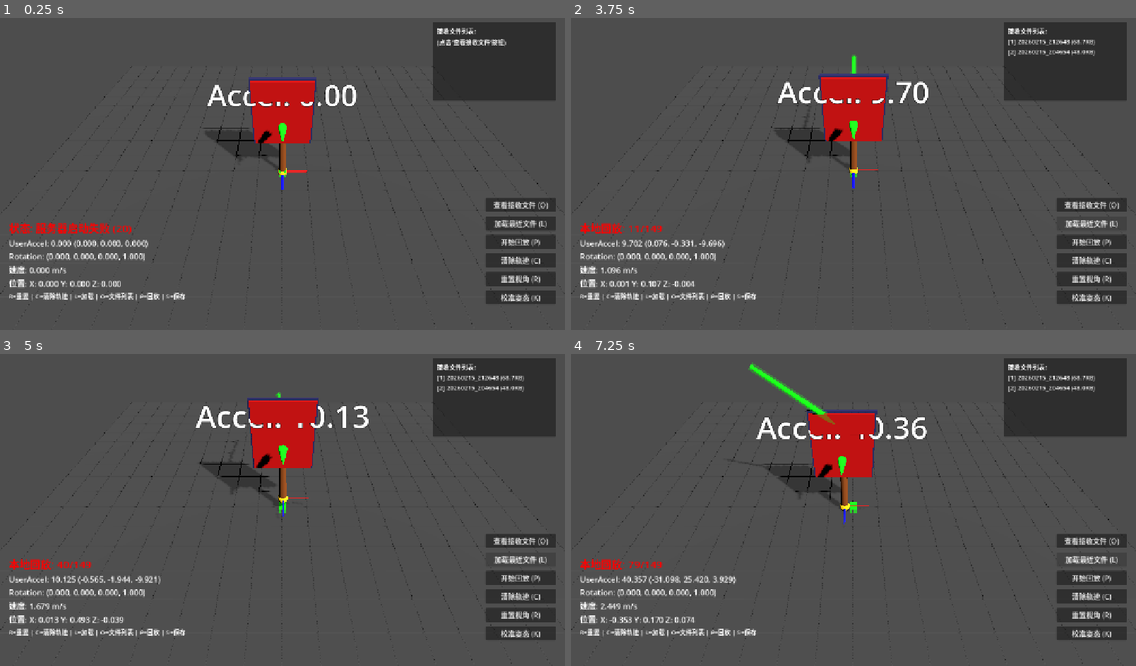
Above: before the commit, frames 1-4 (two rows, left to right).
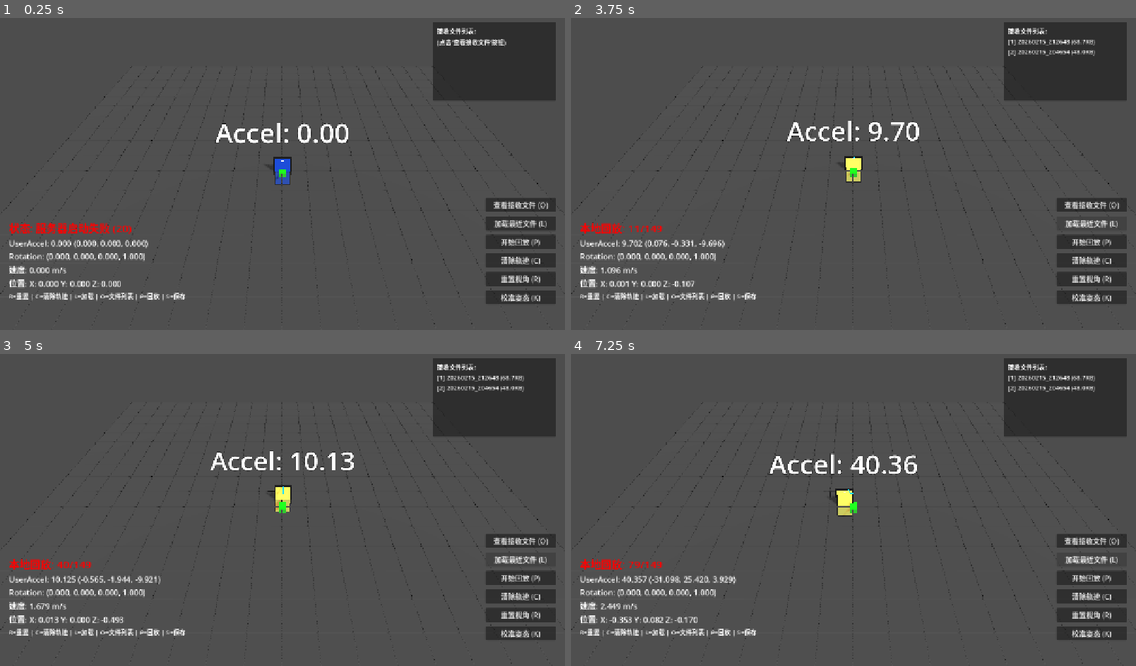
Above: after the commit, the same moments.

Repository: seekerzz/godot-server
Game: Godot game, scene res://main.tscn
The game is run twice, just before and just after one commit, with the same random seed, the same clock (stepped at 60 frames per second) and the same inputs.
Inputs:
- Up to frame 1 (0.25 s): no input
- Up to frame 2 (3.75 s): click "重置视角 (R)" at 0.5 s; click "开始回放 (P)" at 1.25 s; click "开始回放 (P)" at 2 s; click "查看接收文件 (O)" at 2.75 s; click "加载最近文件 (L)" at 3.5 s
- Up to frame 3 (5 s): tap Enter at 4.25 s; tap R at 4.35 s
- Up to frame 4 (7.25 s): hold S 5.03-5.78 s; tap R at 5.1, 6.05, 6.8 s; tap Enter at 5.85 s; tap C at 6.6 s

The runs differ from the first frame. In frame 1, 4.0% of the frame differs, in the area x 36-64%, y 18-56%; in frame 2, 4.1%; in frame 3, 4.4%; in frame 4, 4.7%, in the area x 14-63%, y 2-87%.

Commit message:
Replace PaddleModel with procedural PhoneModel and add kinetic feedback
- Removed `PaddleModel` and `TrailEmitter` from `main.tscn` and `sensor_server.gd`.
- Implemented `create_phone_model()` to generate a phone mesh with screen and direction marker.
- Implemented `_update_screen_feedback()` to visualize kinetic energy (acceleration) on the screen material.
- Updated coordinate mapping to use direct (x, y, z) mapping.
- Implemented view reset logic using `calibration_offset`.
- Renamed variables and functions to reflect the new model (e.g., `paddle_position` -> `phone_position`).

Co-authored-by: seekerzz <30581485+seekerzz@users.noreply.github.com>

Diff:
--- a/main.tscn
+++ b/main.tscn
@@ -1,124 +1,6 @@
-[gd_scene load_steps=28 format=3 uid="uid://c8yvxg3ulq3a2"]
+[gd_scene load_steps=7 format=3 uid="uid://c8yvxg3ulq3a2"]
 
 [ext_resource type="Script" path="res://sensor_server.gd" id="1_server"]
-
-[sub_resource type="CylinderMesh" id="CylinderMesh_handle"]
-top_radius = 0.12
-bottom_radius = 0.15
-height = 1.8
-
-[sub_resource type="StandardMaterial3D" id="StandardMaterial3D_handle"]
-albedo_color = Color(0.6, 0.3, 0.1, 1)
-roughness = 0.6
-
-[sub_resource type="BoxMesh" id="BoxMesh_face"]
-size = Vector3(2.0, 2.4, 0.15)
-
-[sub_resource type="StandardMaterial3D" id="StandardMaterial3D_face_red"]
-albedo_color = Color(0.9, 0.1, 0.1, 1)
-roughness = 0.3
-metallic = 0.1
-
-[sub_resource type="StandardMaterial3D" id="StandardMaterial3D_face_black"]
-albedo_color = Color(0.1, 0.1, 0.1, 1)
-roughness = 0.4
-
-[sub_resource type="BoxMesh" id="BoxMesh_rim"]
-size = Vector3(2.1, 2.5, 0.12)
-
-[sub_resource type="StandardMaterial3D" id="StandardMaterial3D_rim"]
-albedo_color = Color(0.15, 0.15, 0.4, 1)
-
-[sub_resource type="CylinderMesh" id="CylinderMesh_arrow"]
-top_radius = 0.0
-bottom_radius = 0.15
-height = 0.8
-
-[sub_resource type="StandardMaterial3D" id="StandardMaterial3D_arrow"]
-albedo_color = Color(0, 1, 0, 1)
-emission_enabled = true
-emission = Color(0, 0.8, 0, 1)
-emission_energy = 0.5
-
-[sub_resource type="SphereMesh" id="SphereMesh_pivot"]
-radius = 0.2
-height = 0.4
-
-[sub_resource type="StandardMaterial3D" id="StandardMaterial3D_pivot"]
-albedo_color = Color(1, 0.8, 0, 1)
-emission_enabled = true
-emission = Color(0.5, 0.4, 0, 1)
-emission_energy = 0.3
-
-[sub_resource type="ParticleProcessMaterial" id="ParticleProcessMaterial_trail"]
-emission_shape = 0
-direction = Vector3(0, 0, 0)
-spread = 0.0
-initial_velocity_min = 0.0
-initial_velocity_max = 0.0
-scale_min = 0.15
-scale_max = 0.4
-color = Color(1, 0.5, 0, 0.7)
-
-[sub_resource type="SphereMesh" id="SphereMesh_particle"]
-radius = 0.08
-height = 0.16
-
-[sub_resource type="StandardMaterial3D" id="StandardMaterial3D_particle"]
-albedo_color = Color(1, 0.5, 0, 0.6)
-
-[sub_resource type="CylinderMesh" id="CylinderMesh_lightsaber"]
-top_radius = 0.05
-bottom_radius = 0.08
-height = 1.0
-
-[sub_resource type="StandardMaterial3D" id="StandardMaterial3D_lightsaber"]
-albedo_color = Color(0, 1, 0, 1)
-emission_enabled = true
-emission = Color(0, 1, 0, 1)
-emission_energy = 2.0
-
-[sub_resource type="CylinderMesh" id="CylinderMesh_lightsaber_glow"]
-top_radius = 0.1
-bottom_radius = 0.13
-height = 1.0
-
-[sub_resource type="StandardMaterial3D" id="StandardMaterial3D_lightsaber_glow"]
-albedo_color = Color(0, 1, 0, 0.3)
-transparency = 1
-emission_enabled = true
-emission = Color(0, 1, 0, 1)
-emission_energy = 1.0
-
-[sub_resource type="CylinderMesh" id="CylinderMesh_axis_x"]
-top_radius = 0.03
-bottom_radius = 0.03
-height = 1.0
-
-[sub_resource type="StandardMaterial3D" id="StandardMaterial3D_axis_x"]
-albedo_color = Color(1, 0, 0, 1)
-emission_enabled = true
-emission = Color(0.8, 0, 0, 1)
-
-[sub_resource type="CylinderMesh" id="CylinderMesh_axis_y"]
-top_radius = 0.03
-bottom_radius = 0.03
-height = 1.0
-
-[sub_resource type="StandardMaterial3D" id="StandardMaterial3D_axis_y"]
-albedo_color = Color(0, 1, 0, 1)
-emission_enabled = true
-emission = Color(0, 0.8, 0, 1)
-
-[sub_resource type="CylinderMesh" id="CylinderMesh_axis_z"]
-top_radius = 0.03
-bottom_radius = 0.03
-height = 1.0
-
-[sub_resource type="StandardMaterial3D" id="StandardMaterial3D_axis_z"]
-albedo_color = Color(0, 0, 1, 1)
-emission_enabled = true
-emission = Color(0, 0, 0.8, 1)
 
 [sub_resource type="BoxMesh" id="BoxMesh_origin"]
 size = Vector3(0.3, 0.3, 0.3)
@@ -155,74 +37,6 @@
 transform = Transform3D(0.707107, -0.5, 0.5, 0, 0.707107, 0.707107, -0.707107, -0.5, 0.5, 5, 10, 5)
 light_energy = 1.5
 shadow_enabled = true
-
-[node name="PaddleModel" type="Node3D" parent="."]
-transform = Transform3D(1, 0, 0, 0, 1, 0, 0, 0, 1, 0, 0, 0)
-
-[node name="Pivot" type="Node3D" parent="PaddleModel"]
-
-[node name="Handle" type="MeshInstance3D" parent="PaddleModel/Pivot"]
-transform = Transform3D(1, 0, 0, 0, 1, 0, 0, 0, 1, 0, 0.9, 0)
-mesh = SubResource("CylinderMesh_handle")
-surface_material_override/0 = SubResource("StandardMaterial3D_handle")
-
-[node name="FaceRed" type="MeshInstance3D" parent="PaddleModel/Pivot"]
-transform = Transform3D(1, 0, 0, 0, 1, 0, 0, 0, 1, 0, 2.8, 0.08)
-mesh = SubResource("BoxMesh_face")
-surface_material_override/0 = SubResource("StandardMaterial3D_face_red")
-
-[node name="FaceBlack" type="MeshInstance3D" parent="PaddleModel/Pivot"]
-transform = Transform3D(1, 0, 0, 0, 1, 0, 0, 0, 1, 0, 2.8, -0.08)
-mesh = SubResource("BoxMesh_face")
-surface_material_override/0 = SubResource("StandardMaterial3D_face_black")
-
-[node name="Rim" type="MeshInstance3D" parent="PaddleModel/Pivot"]
-transform = Transform3D(1, 0, 0, 0, 1, 0, 0, 0, 1, 0, 2.8, 0)
-mesh = SubResource("BoxMesh_rim")
-surface_material_override/0 = SubResource("StandardMaterial3D_rim")
-
-[node name="DirectionArrow" type="MeshInstance3D" parent="PaddleModel/Pivot"]
-transform = Transform3D(1, 0, 0, 0, -4.37114e-08, -1, 0, 1, -4.37114e-08, 0, 2.8, 1.2)
-mesh = SubResource("CylinderMesh_arrow")
-surface_material_override/0 = SubResource("StandardMaterial3D_arrow")
-
-[node name="PivotMarker" type="MeshInstance3D" parent="PaddleModel/Pivot"]
-mesh = SubResource("SphereMesh_pivot")
-surface_material_override/0 = SubResource("StandardMaterial3D_pivot")
-
-[node name="TrailEmitter" type="GPUParticles3D" parent="PaddleModel/Pivot"]
-transform = Transform3D(1, 0, 0, 0, 1, 0, 0, 0, 1, 0, 3.5, 0)
-amount = 150
-lifetime = 0.6
-process_material = SubResource("ParticleProcessMaterial_trail")
-draw_pass_1 = SubResource("SphereMesh_particle")
-
-[node name="Lightsaber" type="MeshInstance3D" parent="PaddleModel/Pivot"]
-transform = Transform3D(1, 0, 0, 0, 1, 0, 0, 0, 1, 0, 3.5, 0)
-mesh = SubResource("CylinderMesh_lightsaber")
-surface_material_override/0 = SubResource("StandardMaterial3D_lightsaber")
-
-[node name="LightsaberGlow" type="MeshInstance3D" parent="PaddleModel/Pivot"]
-transform = Transform3D(1.2, 0, 0, 0, 1, 0, 0, 0, 1.2, 0, 3.5, 0)
-mesh = SubResource("CylinderMesh_lightsaber_glow")
-surface_material_override/0 = SubResource("StandardMaterial3D_lightsaber_glow")
-
-[node name="Axes" type="Node3D" parent="PaddleModel/Pivot"]
-
-[node name="AxisX" type="MeshInstance3D" parent="PaddleModel/Pivot/Axes"]
-transform = Transform3D(-4.37114e-08, -1, 0, 1, -4.37114e-08, 0, 0, 0, 1, 0.5, 0, 0)
-mesh = SubResource("CylinderMesh_axis_x")
-surface_material_override/0 = SubResource("StandardMaterial3D_axis_x")
-
-[node name="AxisY" type="MeshInstance3D" parent="PaddleModel/Pivot/Axes"]
-transform = Transform3D(1, 0, 0, 0, 1, 0, 0, 0, 1, 0, 0.5, 0)
-mesh = SubResource("CylinderMesh_axis_y")
-surface_material_override/0 = SubResource("StandardMaterial3D_axis_y")
-
-[node name="AxisZ" type="MeshInstance3D" parent="PaddleModel/Pivot/Axes"]
-transform = Transform3D(1, 0, 0, 0, -4.37114e-08, -1, 0, 1, -4.37114e-08, 0, 0, 0.5)
-mesh = SubResource("CylinderMesh_axis_z")
-surface_material_override/0 = SubResource("StandardMaterial3D_axis_z")
 
 [node name="DebugLabel3D" type="Label3D" parent="."]
 unique_name_in_owner = true
--- a/sensor_server.gd
+++ b/sensor_server.gd
@@ -17,7 +17,7 @@
 
 # 运动计算 - 弹性回中算法
 var velocity := Vector3.ZERO
-var paddle_position := Vector3.ZERO
+var phone_position := Vector3.ZERO
 
 # 导出变量 - 可调整的运动参数
 @export var friction: float = 5.0  # 速度衰减系数
@@ -60,9 +60,13 @@
 @onready var velocity_label: Label = %VelocityLabel
 @onready var position_label: Label = %PositionLabel
 @onready var trajectory_container: Node3D = %TrajectoryContainer
-@onready var paddle_model: Node3D = $PaddleModel
-@onready var paddle_pivot: Node3D = $PaddleModel/Pivot
 @onready var debug_label_3d: Label3D = %DebugLabel3D
+
+# 手机模型引用
+var phone_model: Node3D
+var phone_pivot: Node3D
+var phone_screen_mesh: MeshInstance3D
+var calibration_offset := Quaternion.IDENTITY
 
 # 按钮引用
 @onready var list_files_button: Button = %ListFilesButton
@@ -103,7 +107,7 @@
 	start_server()
 	create_ground_grid()
 	connect_buttons()
-	create_paddle_model()
+	create_phone_model()
 	print("[控制] 按键说明: R=重置视角 | C=清除轨迹 | L=加载最近文件 | O=查看接收文件 | P=回放 | S=保存数据 | ESC=退出")
 	print("[提示] 接收的文件保存在 received_files/ 文件夹，也可以使用右侧按钮操作")
 
@@ -153,7 +157,7 @@
 		if local_playback_timer >= (1.0 / PLAYBACK_FPS):
 			local_playback_timer = 0.0
 			process_local_playback_frame()
-		update_paddle_visualization(delta)
+		update_phone_visualization(delta)
 		update_ui()
 		return
 
@@ -179,8 +183,8 @@
 					if frame_count % 60 == 0:
 						print("[接收] JSON消息: %s" % data_str.substr(0, 100))
 
-	# 更新乒乓球拍3D模型
-	update_paddle_visualization(delta)
+	# 更新手机3D模型
+	update_phone_visualization(delta)
 
 	# 更新UI
 	update_ui()
@@ -289,224 +293,132 @@
 				handle_file_transfer_end(data)
 				return
 
-func create_paddle_model():
-	"""程序化创建乒乓球拍模型（如果场景中没有）"""
-	if paddle_model != null:
-		return  # 场景中已经存在
-
-	# 创建球拍根节点
-	paddle_model = Node3D.new()
-	paddle_model.name = "PaddleModel"
-	add_child(paddle_model)
-
-	# 创建旋转中心点（Pivot）
-	var pivot = Node3D.new()
-	pivot.name = "Pivot"
-	paddle_model.add_child(pivot)
-
-	# 创建手柄 - 圆柱体
-	var handle_mesh = CylinderMesh.new()
-	handle_mesh.top_radius = 0.08
-	handle_mesh.bottom_radius = 0.08
-	handle_mesh.height = 1.5
-
-	var handle_material = StandardMaterial3D.new()
-	handle_material.albedo_color = Color(0.4, 0.2, 0.1)  # 棕色
-	handle_material.roughness = 0.8
-
-	var handle = MeshInstance3D.new()
-	handle.name = "Handle"
-	handle.mesh = handle_mesh
-	handle.material_override = handle_material
-	handle.position = Vector3(0, 0.75, 0)  # 向上偏移使Pivot位于底部
-	pivot.add_child(handle)
-
-	# 创建拍面 - 扁平圆柱体
-	var face_mesh = CylinderMesh.new()
-	face_mesh.top_radius = 1.0
-	face_mesh.bottom_radius = 1.0
-	face_mesh.height = 0.1
-
-	var face_material = StandardMaterial3D.new()
-	face_material.albedo_color = Color(0.8, 0.1, 0.1)  # 红色橡胶
-	face_material.roughness = 0.4
-	face_material.metallic = 0.1
-
-	var face = MeshInstance3D.new()
-	face.name = "Face"
-	face.mesh = face_mesh
-	face.material_override = face_material
-	face.position = Vector3(0, 2.0, 0)  # 手柄上方
-	pivot.add_child(face)
-
-	# 创建拍面边缘（可选，增加视觉效果）
-	var rim_mesh = CylinderMesh.new()
-	rim_mesh.top_radius = 1.02
-	rim_mesh.bottom_radius = 1.02
-	rim_mesh.height = 0.12
-
-	var rim_material = StandardMaterial3D.new()
-	rim_material.albedo_color = Color(0.2, 0.2, 0.2)  # 深色边缘
-
-	var rim = MeshInstance3D.new()
-	rim.name = "Rim"
-	rim.mesh = rim_mesh
-	rim.material_override = rim_material
-	rim.position = Vector3(0, 2.0, 0)
-	pivot.add_child(rim)
-
-	# 创建拖尾发射器
-	var trail_emitter = GPUParticles3D.new()
-	trail_emitter.name = "TrailEmitter"
-	trail_emitter.position = Vector3(0, 2.8, 0)  # 拍头位置
-	trail_emitter.emitting = true
-	trail_emitter.amount = 100
-	trail_emitter.lifetime = 0.5
-
-	# 创建粒子材质
-	var particle_material = ParticleProcessMaterial.new()
-	particle_material.emission_shape = ParticleProcessMaterial.EMISSION_SHAPE_POINT
-	particle_material.direction = Vector3(0, 0, 0)
-	particle_material.spread = 0.0
-	particle_material.initial_velocity_min = 0.0
-	particle_material.initial_velocity_max = 0.0
-	particle_material.scale_min = 0.1
-	particle_material.scale_max = 0.3
-	particle_material.color = Color(0.8, 0.2, 0.2, 0.6)
-	trail_emitter.process_material = particle_material
-
-	# 创建粒子网格
-	var particle_mesh = SphereMesh.new()
-	particle_mesh.radius = 0.05
-	particle_mesh.height = 0.1
-	trail_emitter.draw_pass_1 = particle_mesh
-
-	pivot.add_child(trail_emitter)
-
-func update_paddle_visualization(delta: float):
-	if paddle_model == null or paddle_pivot == null:
-		return
-
-	# 1. 姿态：直接应用接收到的四元数到模型
-	# 将Unity坐标系的四元数转换为Godot坐标系
-	# Unity:左手坐标系 Y-up, Godot:右手坐标系 Y-up (需要转换)
-	var godot_rotation = convert_quaternion_to_godot(current_rotation)
-	paddle_pivot.quaternion = godot_rotation
+
+func create_phone_model():
+	"""程序化创建手机模型"""
+	if phone_model != null:
+		return
+
+	# 1. 根节点
+	phone_model = Node3D.new()
+	phone_model.name = "PhoneModel"
+	add_child(phone_model)
+
+	# 2. 旋转中心 (Pivot)
+	phone_pivot = Node3D.new()
+	phone_pivot.name = "Pivot"
+	phone_model.add_child(phone_pivot)
+
+	# 3. 机身 (Body) - 黑色长方体
+	var body_mesh = BoxMesh.new()
+	body_mesh.size = Vector3(0.7, 1.5, 0.08)
+
+	var body_material = StandardMaterial3D.new()
+	body_material.albedo_color = Color(0.1, 0.1, 0.1) # Black
+	body_material.roughness = 0.5
+
+	var body = MeshInstance3D.new()
+	body.name = "Body"
+	body.mesh = body_mesh
+	body.material_override = body_material
+	phone_pivot.add_child(body)
+
+	# 4. 屏幕 (Screen) - 正面
+	var screen_mesh = BoxMesh.new()
+	screen_mesh.size = Vector3(0.6, 1.4, 0.002) # Slightly thinner than body, sits on top
+
+	var screen_material = StandardMaterial3D.new()
+	screen_material.albedo_color = Color(0.0, 0.1, 0.3) # Dark Blue
+	screen_material.emission_enabled = true
+	screen_material.emission = Color(0.0, 0.2, 0.5)
+	screen_material.emission_energy_multiplier = 0.5
+
+	phone_screen_mesh = MeshInstance3D.new()
+	phone_screen_mesh.name = "Screen"
+	phone_screen_mesh.mesh = screen_mesh
+	phone_screen_mesh.material_override = screen_material
+	phone_screen_mesh.position = Vector3(0, 0, 0.041) # On top of body (0.08/2 + small offset)
+	phone_pivot.add_child(phone_screen_mesh)
+
+	# 5. 方向标记 (Direction Marker) - 额头小白点
+	var marker_mesh = BoxMesh.new()
+	marker_mesh.size = Vector3(0.1, 0.02, 0.005)
+
+	var marker_material = StandardMaterial3D.new()
+	marker_material.albedo_color = Color(1, 1, 1) # White
+	marker_material.emission_enabled = true
+	marker_material.emission = Color(1, 1, 1)
+
+	var marker = MeshInstance3D.new()
+	marker.name = "DirectionMarker"
+	marker.mesh = marker_mesh
+	marker.material_override = marker_material
+	marker.position = Vector3(0, 0.65, 0.042) # Near top
+	phone_pivot.add_child(marker)
+
+func _update_screen_feedback():
+	"""根据加速度更新屏幕颜色反馈"""
+	if phone_screen_mesh == null:
+		return
+
+	var material = phone_screen_mesh.material_override as StandardMaterial3D
+	if material == null:
+		return
+
+	var accel_mag = user_accel_data.length()
+
+	# Map accel to color (0-10 m/s^2 range roughly)
+	# Low: Blue (Cool) -> High: Red/Yellow (Warm)
+	var t = clamp(accel_mag / 8.0, 0.0, 1.0)
+
+	var color_idle = Color(0.0, 0.2, 0.6) # Deep Blue
+	var color_active = Color(1.0, 0.3, 0.1) # Orange/Red
+
+	var current_color = color_idle.lerp(color_active, t)
+
+	material.albedo_color = current_color
+	material.emission = current_color
+	material.emission_energy_multiplier = 0.5 + (t * 2.0) # Brighter when moving
+
+
+func update_phone_visualization(delta: float):
+	if phone_model == null or phone_pivot == null:
+		return
+
+	# 1. 姿态：应用校准后的旋转
+	var raw_rotation = convert_quaternion_to_godot(current_rotation)
+	var final_rotation = calibration_offset * raw_rotation
+	phone_pivot.quaternion = final_rotation
 
 	# 2. 位置：弹性回中算法
-	_update_paddle_position(delta)
-
-	# 3. 更新拖尾效果
-	_update_trail_effect()
+	_update_phone_position(delta)
+
+	# 3. 更新屏幕动能反馈
+	_update_screen_feedback()
+
+	# 更新轨迹
+	add_trajectory_point(phone_position + Vector3(0, 0.75, 0))
 
 	# 4. 更新调试3D标签
 	if debug_label_3d:
 		var accel_mag = user_accel_data.length()
 		debug_label_3d.text = "Accel: %.2f" % accel_mag
-		debug_label_3d.position = paddle_position + Vector3(0, 3.5, 0)
-
-	# 5. 更新光剑效果
-	_update_lightsaber_effect()
-
-func _update_lightsaber_effect():
-	"""更新光剑效果：根据加速度大小改变颜色和长度"""
-	if paddle_pivot == null:
-		return
-
-	var lightsaber = paddle_pivot.get_node_or_null("Lightsaber")
-	var lightsaber_glow = paddle_pivot.get_node_or_null("LightsaberGlow")
-	if lightsaber == null or lightsaber_glow == null:
-		return
-
-	# 计算加速度大小
-	var accel_mag = user_accel_data.length()
-
-	# 根据加速度大小决定颜色
-	# 低加速度: 绿色 -> 中加速度: 黄色 -> 高加速度: 红色
-	var color: Color
-	if accel_mag < 2.0:
-		# 绿色到黄色的渐变
-		var t = clamp(accel_mag / 2.0, 0.0, 1.0)
-		color = Color(0, 1, 0, 1).lerp(Color(1, 1, 0, 1), t)
-	elif accel_mag < 5.0:
-		# 黄色到橙色的渐变
-		var t = clamp((accel_mag - 2.0) / 3.0, 0.0, 1.0)
-		color = Color(1, 1, 0, 1).lerp(Color(1, 0.5, 0, 1), t)
-	else:
-		# 橙色到红色的渐变
-		var t = clamp((accel_mag - 5.0) / 5.0, 0.0, 1.0)
-		color = Color(1, 0.5, 0, 1).lerp(Color(1, 0, 0, 1), t)
-
-	# 更新光剑材质颜色
-	var material = lightsaber.material_override as StandardMaterial3D
-	if material:
-		material.albedo_color = color
-		material.emission = color
-
-	var glow_material = lightsaber_glow.material_override as StandardMaterial3D
-	if glow_material:
-		glow_material.albedo_color = Color(color.r, color.g, color.b, 0.3)
-		glow_material.emission = color
-
-	# 根据加速度方向更新光剑朝向和长度
-	# 光剑指向加速度方向，长度表示大小
-	if accel_mag > 0.1:
-		var accel_dir = user_accel_data.normalized()
-		var target_length = clamp(accel_mag * 0.3, 0.5, 3.0)
-
-		# 计算旋转使光剑指向加速度方向
-		var up = Vector3.UP
-		var rotation_basis = Basis()
-		rotation_basis.y = accel_dir
-		rotation_basis.x = up.cross(accel_dir).normalized()
-		if rotation_basis.x.length() < 0.001:
-			rotation_basis.x = Vector3.RIGHT
-		rotation_basis.z = rotation_basis.x.cross(rotation_basis.y).normalized()
-
-		lightsaber.transform = Transform3D(rotation_basis)
-		lightsaber_glow.transform = Transform3D(rotation_basis)
-
-		# 更新长度（缩放Y轴）
-		lightsaber.scale = Vector3(1, target_length, 1)
-		lightsaber_glow.scale = Vector3(1, target_length, 1)
-
-		# 位置偏移（使光剑从拍头开始向外延伸）
-		var offset = accel_dir * target_length * 0.5
-		lightsaber.position = Vector3(0, 3.5, 0) + offset
-		lightsaber_glow.position = Vector3(0, 3.5, 0) + offset
-	else:
-		# 低加速度时缩小光剑
-		lightsaber.scale = Vector3(0.1, 0.1, 0.1)
-		lightsaber_glow.scale = Vector3(0.1, 0.1, 0.1)
+		debug_label_3d.position = phone_position + Vector3(0, 2.0, 0) # Adjusted height for phone
+
 
 func convert_quaternion_to_godot(q: Quaternion) -> Quaternion:
 	"""将Android坐标系的四元数转换为Godot坐标系
-	基于校准数据分析:
-	- 手机平放时 raw≈(0.5, 0.5, 0.5, 0.5)
-	- 竖直握持时 Y≈1.0（绕Y轴旋转）
-
-	期望映射:
-	- 手机屏幕向上(Z+) -> Godot Y+(上)
-	- 手机底部(Y-) -> Godot Z+(朝向玩家)
-	- 手机顶部(Y+) -> Godot Z-(朝向屏幕)
-	- 手机X右 -> Godot X右
-
-	坐标转换:
-	- Android X -> Godot X
-	- Android Y -> Godot -Z
-	- Android Z -> Godot Y
-
-	四元数转换: (x, y, z, w) -> (x, -z, y, w)
+	直连映射: (x, y, z, w) -> (x, y, z, w)
 	"""
-	return Quaternion(q.x, -q.z, q.y, q.w).normalized()
+	return Quaternion(q.x, q.y, q.z, q.w).normalized()
 
 func convert_vector_to_godot(v: Vector3) -> Vector3:
 	"""将Android坐标系的向量转换为Godot坐标系
-	坐标映射: (x, y, z) -> (x, -z, y)
+	直连映射: (x, y, z) -> (x, y, z)
 	"""
-	return Vector3(v.x, -v.z, v.y)
-
-func _update_paddle_position(delta: float):
+	return Vector3(v.x, v.y, v.z)
+
+func _update_phone_position(delta: float):
 	"""弹性回中位置更新算法"""
 	# 转换加速度到Godot坐标系
 	var godot_accel = convert_vector_to_godot(user_accel_data)
@@ -518,36 +430,19 @@
 	velocity = velocity.lerp(Vector3.ZERO, friction * delta)
 
 	# 位置积分
-	paddle_position += velocity * delta
+	phone_position += velocity * delta
 
 	# 弹性回中
-	paddle_position = paddle_position.lerp(origin_position, return_speed * delta)
+	phone_position = phone_position.lerp(origin_position, return_speed * delta)
 
 	# 限制最大位移范围
-	paddle_position.x = clamp(paddle_position.x, -max_displacement, max_displacement)
-	paddle_position.y = clamp(paddle_position.y, 0.0, max_displacement)
-	paddle_position.z = clamp(paddle_position.z, -max_displacement, max_displacement)
+	phone_position.x = clamp(phone_position.x, -max_displacement, max_displacement)
+	phone_position.y = clamp(phone_position.y, 0.0, max_displacement)
+	phone_position.z = clamp(phone_position.z, -max_displacement, max_displacement)
 
 	# 应用到模型
-	paddle_model.position = paddle_position
-
-func _update_trail_effect():
-	"""根据移动速度更新拖尾效果"""
-	if paddle_pivot == null:
-		return
-
-	var trail_emitter = paddle_pivot.get_node_or_null("TrailEmitter")
-	if trail_emitter == null:
-		return
-
-	var speed = velocity.length()
-	# 根据速度调整发射率
-	trail_emitter.amount = int(clamp(speed * 20, 10, 100))
-
-	# 记录轨迹点
-	var trail_pos = paddle_position + Vector3(0, 2.8, 0)
-	if trajectory_points.is_empty() or trail_pos.distance_to(trajectory_points[-1]) > 0.05:
-		add_trajectory_point(trail_pos)
+	if phone_model:
+		phone_model.position = phone_position
 
 func add_trajectory_point(pos: Vector3):
 	trajectory_points.append(pos)
@@ -611,7 +506,7 @@
 	accel_label.text = "UserAccel: %.3f (%.3f, %.3f, %.3f)" % [accel_mag, user_accel_data.x, user_accel_data.y, user_accel_data.z]
 	rotation_label.text = "Rotation: (%.3f, %.3f, %.3f, %.3f)" % [current_rotation.x, current_rotation.y, current_rotation.z, current_rotation.w]
 	velocity_label.text = "速度: %.3f m/s" % velocity.length()
-	position_label.text = "位置: X: %.3f Y: %.3f Z: %.3f" % [paddle_position.x, paddle_position.y, paddle_position.z]
+	position_label.text = "位置: X: %.3f Y: %.3f Z: %.3f" % [phone_position.x, phone_position.y, phone_position.z]
 
 func _input(event):
 	if event.is_action_pressed("ui_cancel"):
@@ -640,15 +535,12 @@
 				start_calibration()
 
 func reset_view():
-	paddle_position = Vector3.ZERO
+	phone_position = Vector3.ZERO
 	velocity = Vector3.ZERO
-	current_rotation = Quaternion.IDENTITY
-	if paddle_model:
-		paddle_model.position = paddle_position
-	if paddle_pivot:
-		paddle_pivot.rotation = Vector3.ZERO
+	# 校准: 将当前姿态设为零点
+	calibration_offset = convert_quaternion_to_godot(current_rotation).inverse()
 	clear_trajectory()
-	print("[视图] 已重置")
+	print("[视图] 已重置 (校准偏移 updated)")
 
 func clear_trajectory():
 	trajectory_points.clear()
